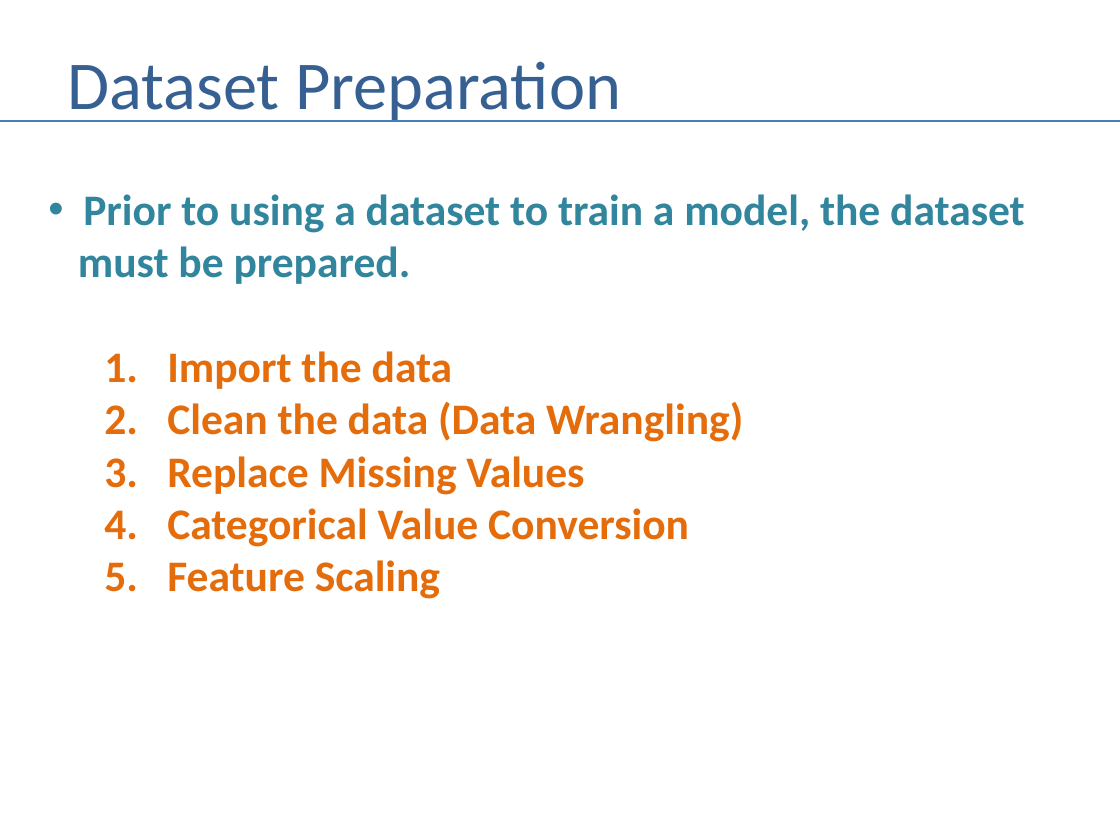
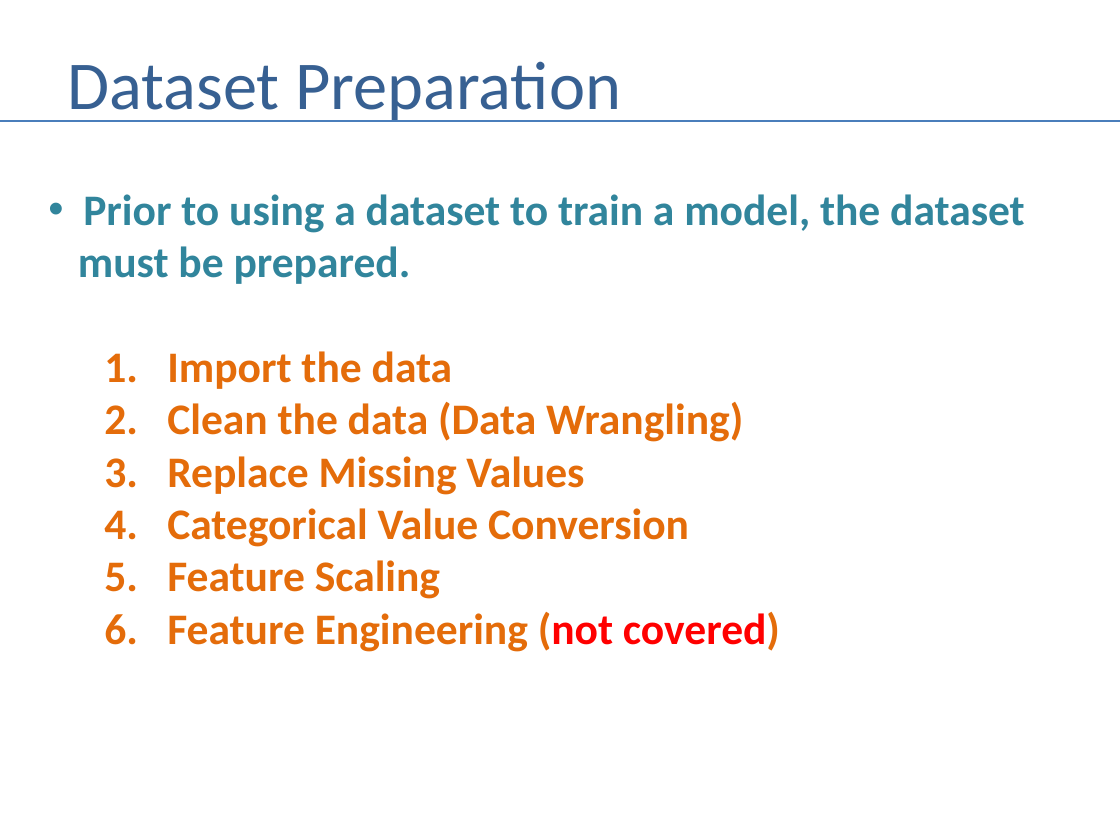
Before and after one commit to andrewferlitsch/Portland-Data-Science-Group, a slide deck: slide 2 of Presentations/ML Dataset Preparation.pptx. Drawn at 1120x840 pixels with LibreOffice and Linux fonts; fonts in the diff are those of the drawing. Boxes give left, top, right and bottom in pixels: in the first picture for what was removed or moved away, otherwise in the second. Text is boxed around its words. In the diff, an @@ line names an element or a change of style, - is before the commit and + after.

Commit message:
fix typos

```diff
--- a/Presentations/ML Dataset Preparation.pptx
+++ b/Presentations/ML Dataset Preparation.pptx
@@ text at <box>167,612,780,652</box>: paragraph added @@
+  6. Feature Engineering (not covered)
```
Also in this commit, not shown: 2 other slides changed.
